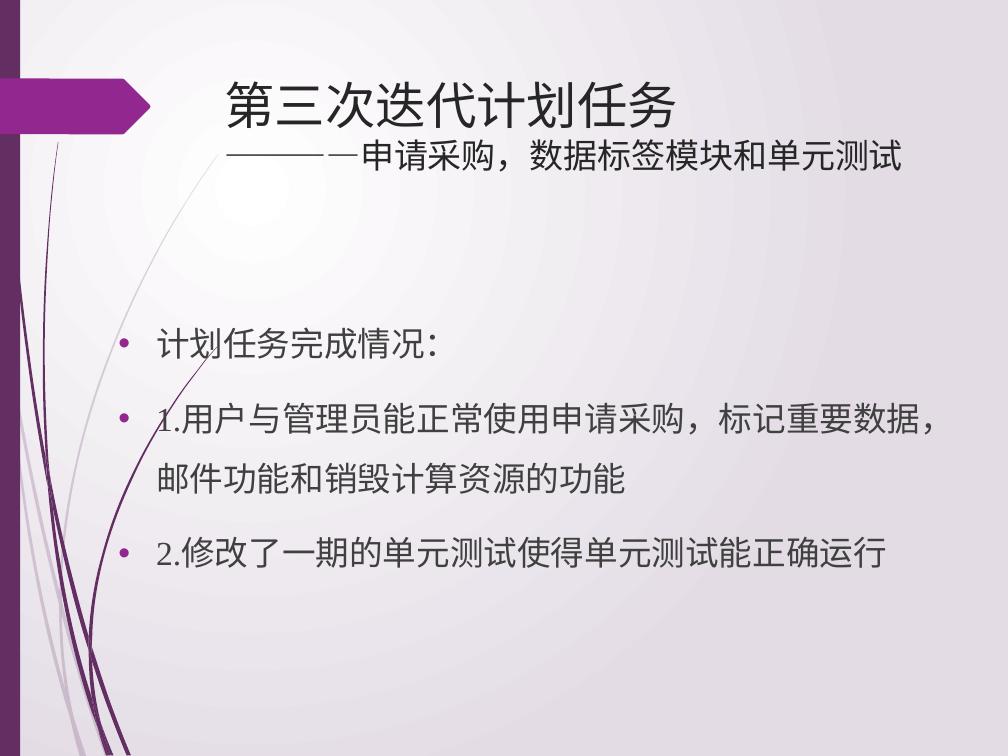
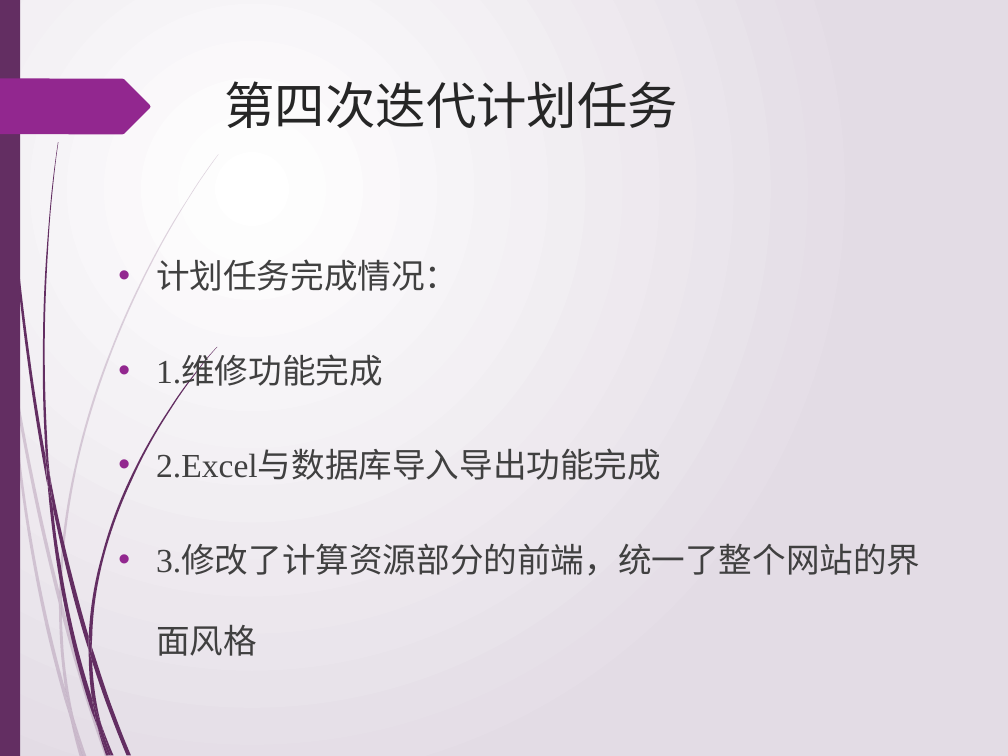
Before and after one commit to jiguanglizipao/LSMS, a slide deck: slide 3 of ppt_of_sprint/sprint3.pptx. Drawn at 1008x756 pixels with LibreOffice and Linux fonts; fonts in the diff are those of the drawing. Boxes give left, top, right and bottom in pixels: in the first picture for what was removed or moved away, otherwise in the second. Text is boxed around its words. In the diff, an @@ line names an element or a change of style, - is before the commit and + after.

```diff
--- a/ppt_of_sprint/sprint3.pptx
+++ b/ppt_of_sprint/sprint3.pptx
@@ title at [224,81,678,128]: text changed; size 24.3 to 36 pt @@
-第三次迭代计划任务
-————申请采购，数据标签模块和单元测试
+第四次迭代计划任务
@@ text "计划任务完成情况：": place and size @@
-text "计划任务完成情况：" at [156,327,954,568]
+text "计划任务完成情况：" at [156,259,920,656]
@@ text at [156,259,458,291]: line spacing 1.5 to 2 @@
@@ text at [156,356,920,656]: text changed @@
-• 1.用户与管理员能正常使用申请采购，标记重要数据，邮件功能和销毁计算资源的功能
-• 2.修改了一期的单元测试使得单元测试能正确运行
+• 1.维修功能完成
+• 2.Excel与数据库导入导出功能完成
+• 3.修改了计算资源部分的前端，统一了整个网站的界面风格
```
Also in this commit, not shown: 2 other slides changed, 1 slide added, 1 slide removed, 3 other files.
